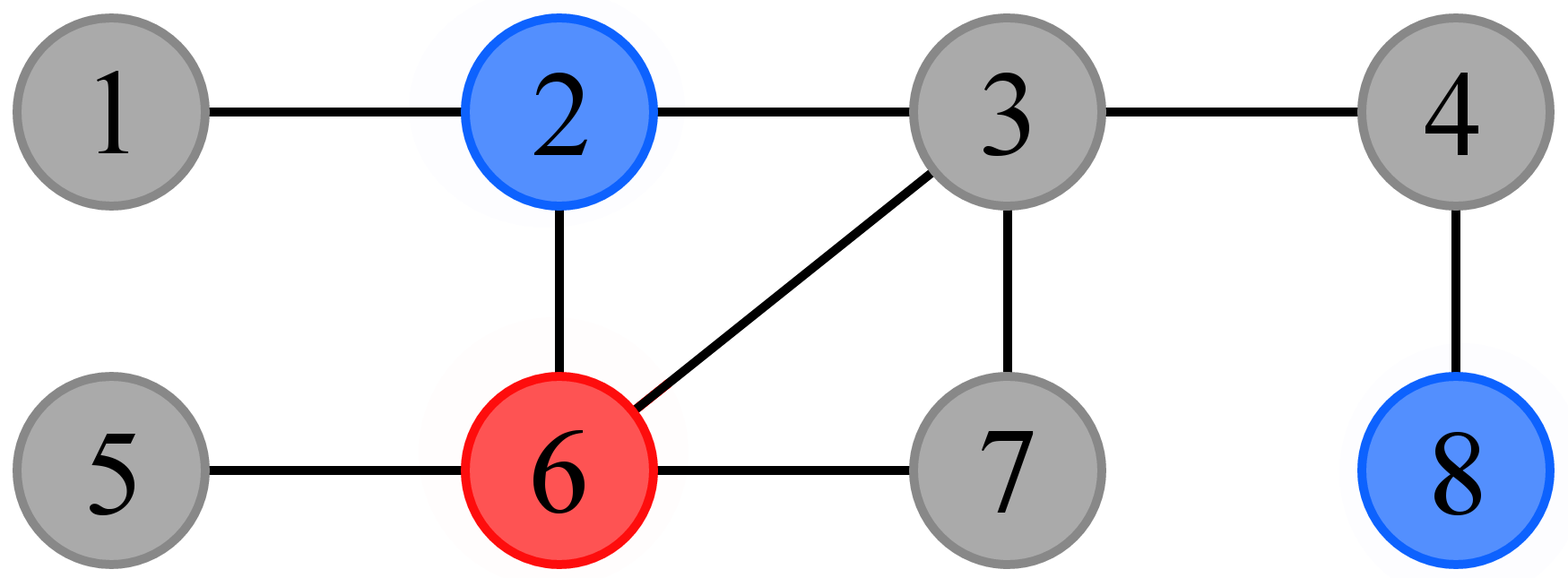
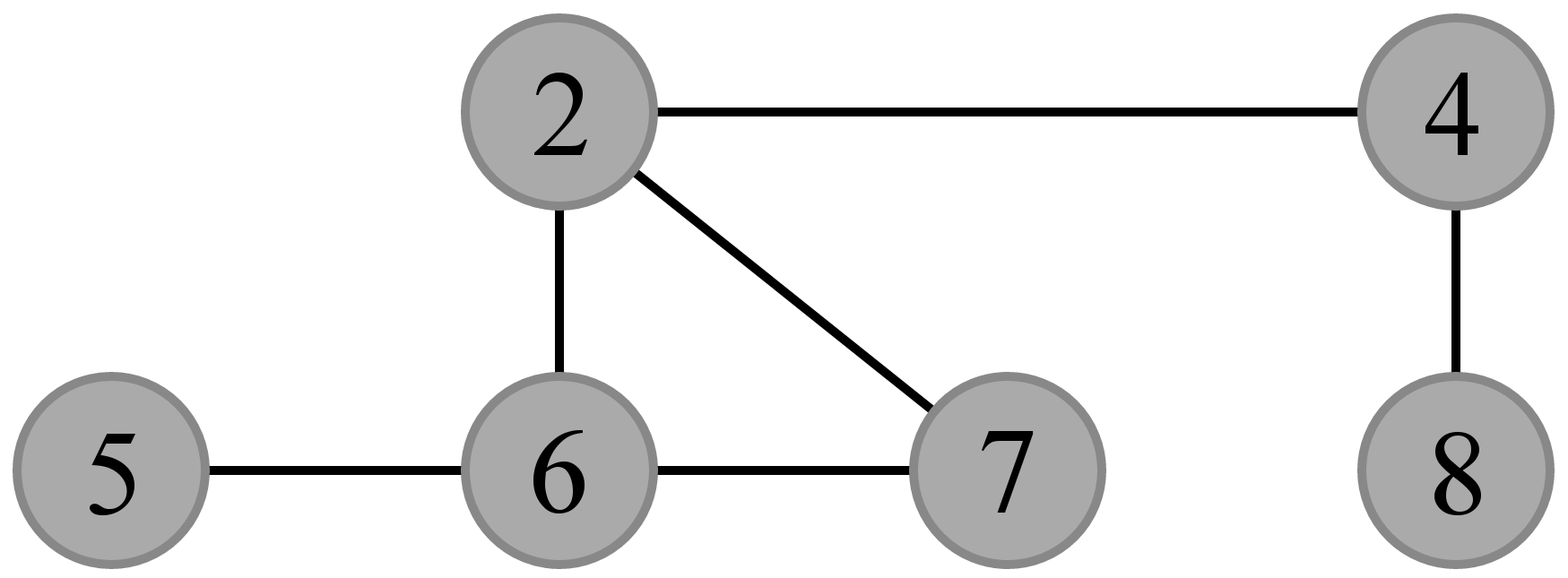
Comparing the layer stacks of the two 1568 x 578 images. Changes:
hid "3" over (983, 72, 1030, 156)
hid "1" over (96, 70, 129, 154)
added layer "Pasted Layer #10" above "Pasted Layer #8" over (12, 13, 1555, 570)
added layer "Pasted Layer #8" above "Pasted Layer #9" over (12, 13, 1555, 570)
added layer "Pasted Layer copy" above "Pasted Layer" over (12, 13, 1555, 570)
showed "Pasted Layer", moved it above "Pasted Layer #5" over (12, 13, 1555, 570)
hid "Pasted Layer #4" over (12, 13, 1555, 570)
